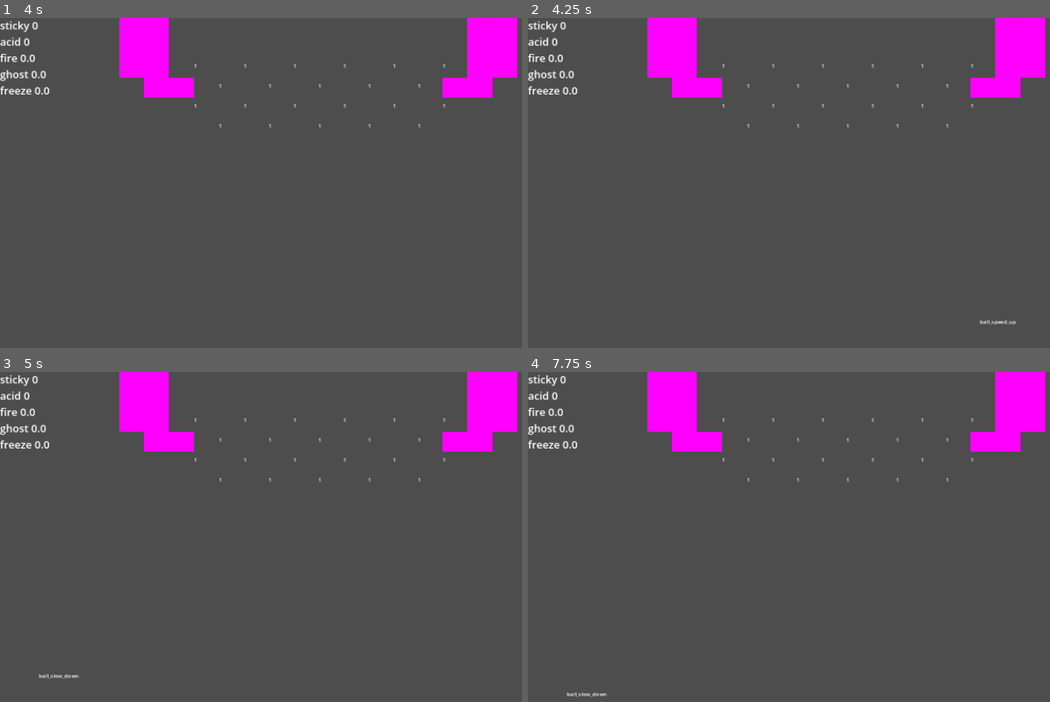
Above: before the commit, frames 1-4 (two rows, left to right).
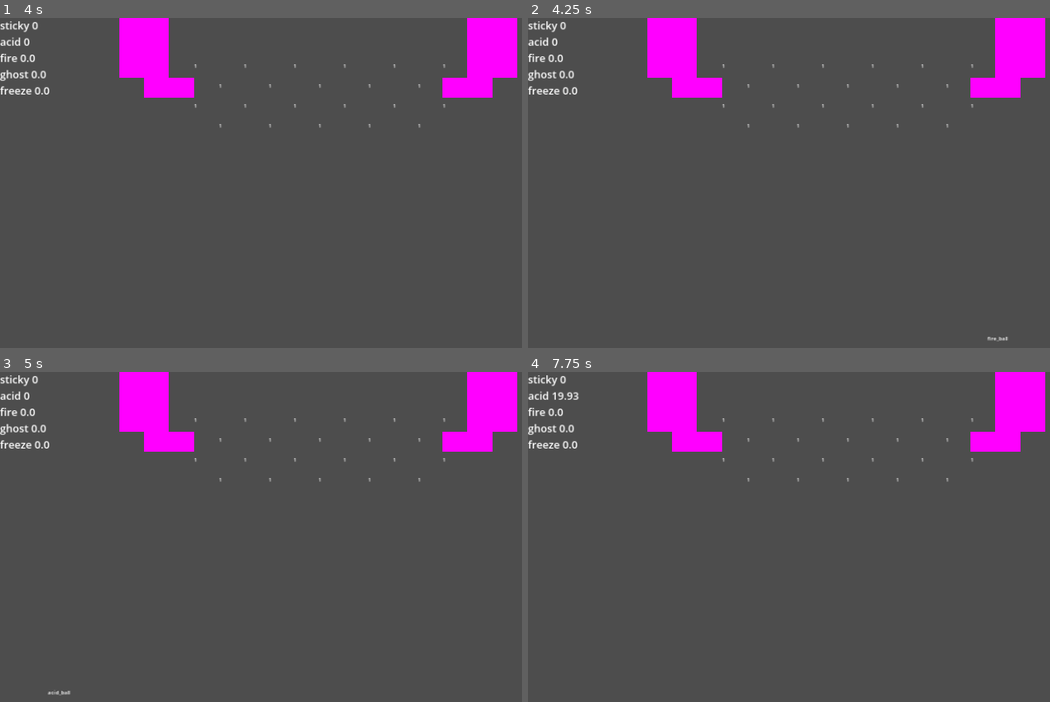
Above: after the commit, the same moments.

Repository: O-39889/brickout
Game: Godot game, scene res://scenes/level.tscn
Two runs of this game, one before a commit and one after it. Both use one fixed random seed, a clock stepped at 60 frames per second and the inputs below.
Inputs (mouse positions are in pixels of both pictures, inside the frame that each line leads up to):
- Up to frame 1 (4 s): tap Enter at 0.5 s; move the mouse to (354, 196) at 0.52 s; click (354, 196) at 0.67 s; tap R (debug_restart) every 0.75 s from 1.25 to 3.5 s; move the mouse to (287, 199) at 1.27 s; click (287, 199) at 1.42 s; move the mouse to (334, 189) at 2.02 s; click (334, 189) at 2.17 s; move the mouse to (307, 202) at 2.77 s; click (307, 202) at 2.92 s; move the mouse to (365, 202) at 3.52 s; click (365, 202) at 3.67 s
- Up to frame 2 (4.25 s): tap F1 (debug_1) at 4.15 s
- Up to frame 3 (5 s): tap R (debug_restart) at 4.25 s; move the mouse to (271, 546) at 4.27 s; click (271, 546) at 4.42 s; tap F2 (debug_2) at 4.9 s
- Up to frame 4 (7.75 s): move the mouse to (851, 550) at 5.02 s; click (851, 550) at 5.17 s; move the mouse to (820, 543) at 5.77 s; click (820, 543) at 5.92 s; move the mouse to (882, 550) at 6.52 s; click (882, 550) at 6.67 s; move the mouse to (815, 553) at 7.27 s; click (815, 553) at 7.42 s

Frame 1 is identical in both runs. In frame 2, 0.1% of the frame differs, in the area x 86-94%, y 91-99%; in frame 3, 0.1%; in frame 4, 0.2%, in the area x 4-16%, y 6-99%.

Commit message:
Add fire ball powerup and explosions
REGRESSION: COLOR-CODING DEBUG COLORS FOR BALLS NOT WORKING?????

Diff:
--- /dev/null
+++ b/scenes/Explosion.tscn
@@ -0,0 +1,13 @@
+[gd_scene load_steps=3 format=3 uid="uid://ym30y4y5w67q"]
+
+[ext_resource type="Script" path="res://scripts/Explosion.gd" id="1_skv64"]
+
+[sub_resource type="CircleShape2D" id="CircleShape2D_u5f00"]
+radius = 69.7
+
+[node name="Explosion" type="ShapeCast2D"]
+shape = SubResource("CircleShape2D_u5f00")
+target_position = Vector2(0, 0)
+margin = 100.0
+collision_mask = 16
+script = ExtResource("1_skv64")
--- a/scripts/Ball.gd
+++ b/scripts/Ball.gd
@@ -37,11 +37,26 @@
 		acid = value;
 		if value:
 			collision_shape.debug_color.h = (100.0 / 360.0);
+			fire_ball = false;
 		else:
-			collision_shape.debug_color.h =(180.0 / 360.0);
+			collision_shape.debug_color.h = (189.0 / 360.0);
+
+var fire_ball : bool = false:
+	get:
+		return fire_ball;
+	set(value):
+		print('Hello!');
+		fire_ball = value;
+		if value:
+			print('Fiery red!');
+			collision_shape.debug_color.h = (15.0 / 360.0);
+			acid = false;
+		else:
+			collision_shape.debug_color.h = (189.0 / 360.0);
 
 
 @onready var collision_shape : CollisionShape2D = find_child("CollisionShape2D");
+@onready var explosion_packed := preload("res://scenes/Explosion.tscn");
 
 
 func _ready():
@@ -86,7 +101,17 @@
 			velocity = speed * direction;
 	else:
 		if collider.has_method("hit"):
-			collider.hit(self, 999 if acid else 1);
+			if collider is Brick and fire_ball:
+				var explosion : Explosion = explosion_packed.instantiate();
+				add_child(explosion);
+				explosion.exclude_parent = true;
+				explosion.force_shapecast_update();
+				for c in explosion.collision_result:
+					c.collider.hit(self, 999);
+				explosion.queue_free();
+				fire_ball = false;
+			else:
+				collider.hit(self, 999 if acid else 1);
 		if not (collider is RegularBrick and acid):
 			velocity = velocity.bounce(collision.get_normal());
 			direction = velocity.normalized();
--- /dev/null
+++ b/scripts/Explosion.gd
@@ -0,0 +1 @@
+class_name Explosion extends ShapeCast2D
--- a/scripts/Level.gd
+++ b/scripts/Level.gd
@@ -169,6 +169,9 @@
 			start_or_extend_timer(timer_sticky, STICKY_TIME, STICKY_TIME_MAX);
 		'barrier':
 			add_barrier();
+		'fire_ball':
+			for b in get_tree().get_nodes_in_group('balls'):
+				b.fire_ball = true;
 		'acid_ball':
 			for b in get_tree().get_nodes_in_group('balls'):
 				b.acid = true;
@@ -253,14 +256,14 @@
 		pass
 	var add_powerup : Callable = func(id: String, type: String):
 		var p : PowerupNode = powerup_packed.instantiate();
-		p.position = paddle.position - Vector2(0, 1) * 100 + Vector2(1, 0) * paddle.width / 2;
+		p.position = paddle.position - Vector2(0, 1) * 50 + Vector2(1, 0) * paddle.width / 2;
 		p.pool = [Powerup.new(id, type)];
 		p.collected.connect(_on_powerup_collected);
 		add_child(p);
 	if event.is_action_pressed('debug_1'):
-		add_powerup.call('ball_speed_up', 'neutral');
+		add_powerup.call('fire_ball', 'good');
 	if event.is_action_pressed('debug_2'):
-		add_powerup.call('ball_slow_down', 'neutral');
+		add_powerup.call('acid_ball', 'good');
 	if event.is_action_pressed('debug_3'):
 		add_powerup.call('double_balls', 'good');
 	if event.is_action_pressed('debug_4'):
